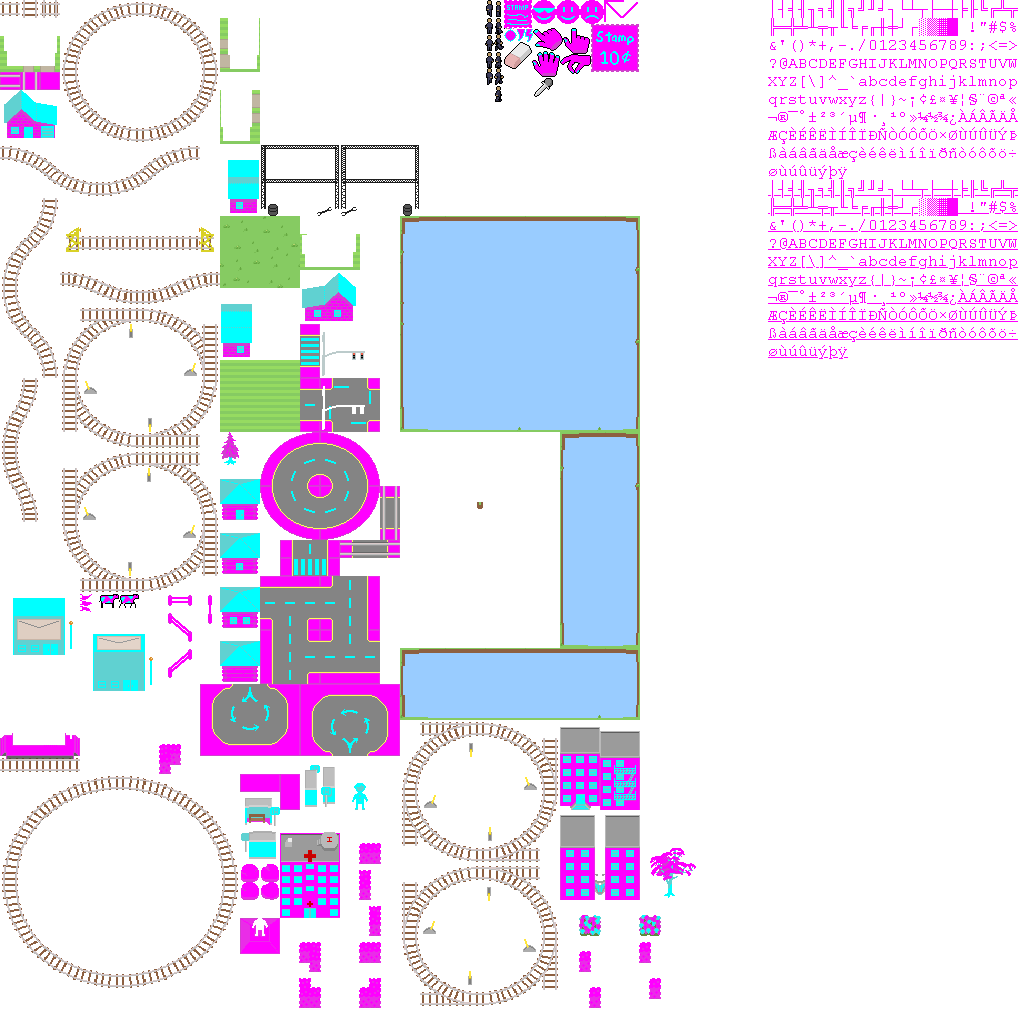
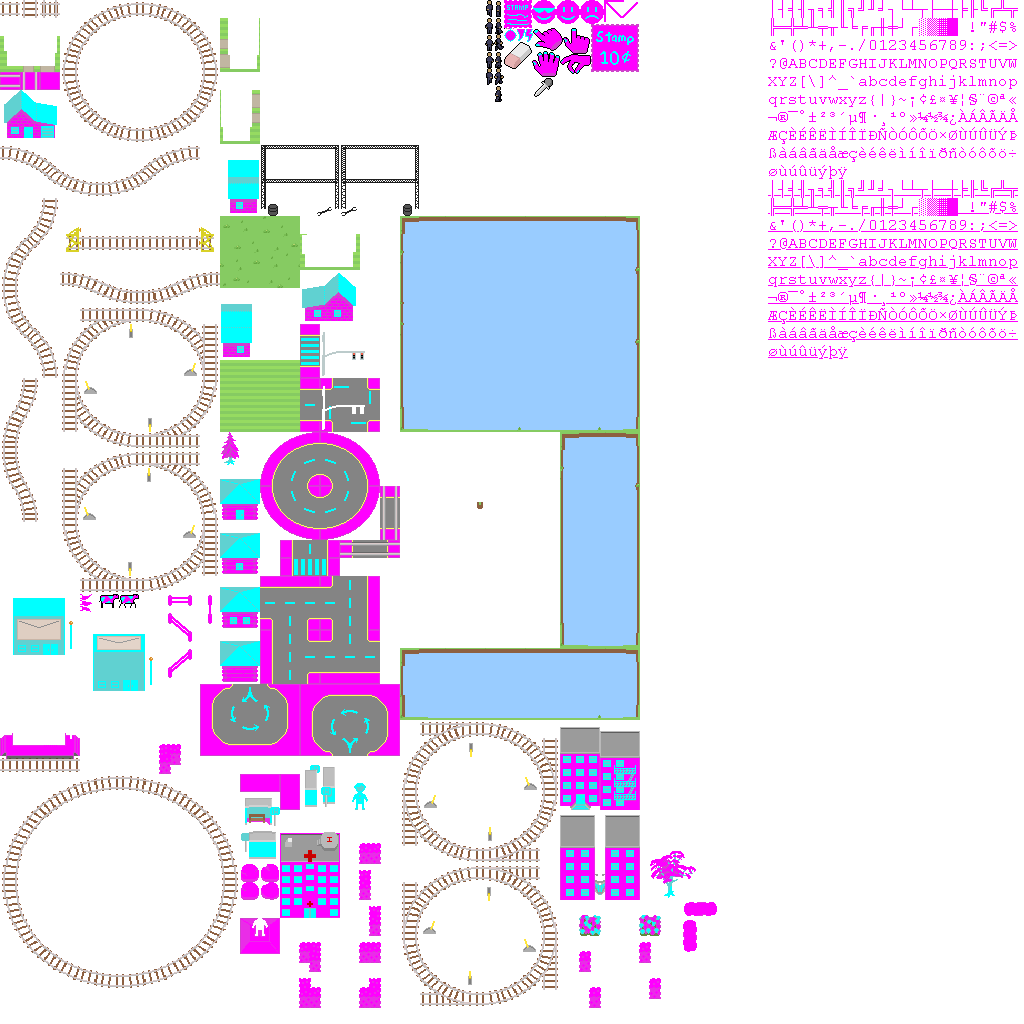
Layer changes from the first 1024 x 1024 image to the second:
painted on "base.png copy" over [159, 436, 717, 997]
